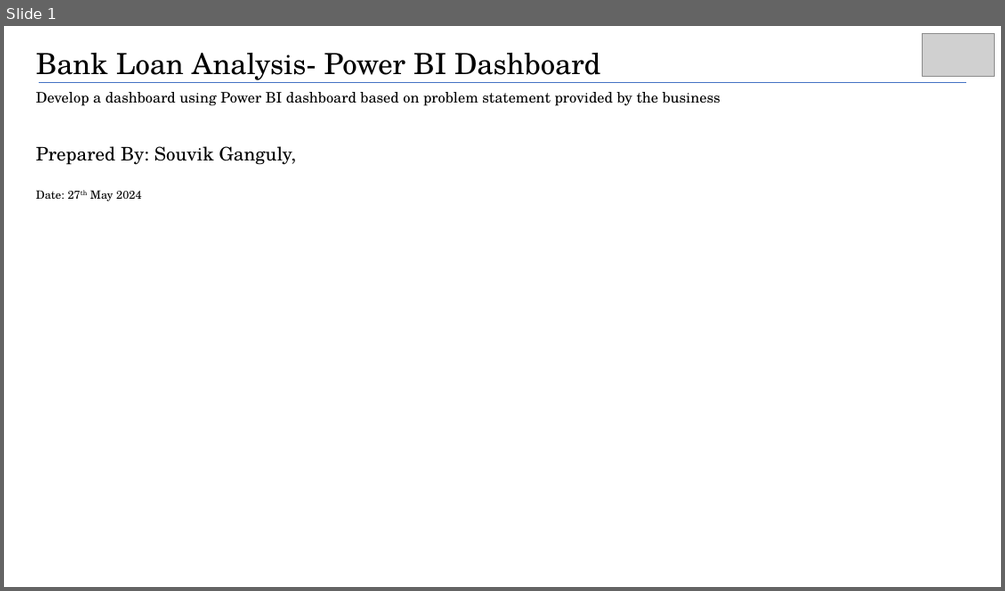
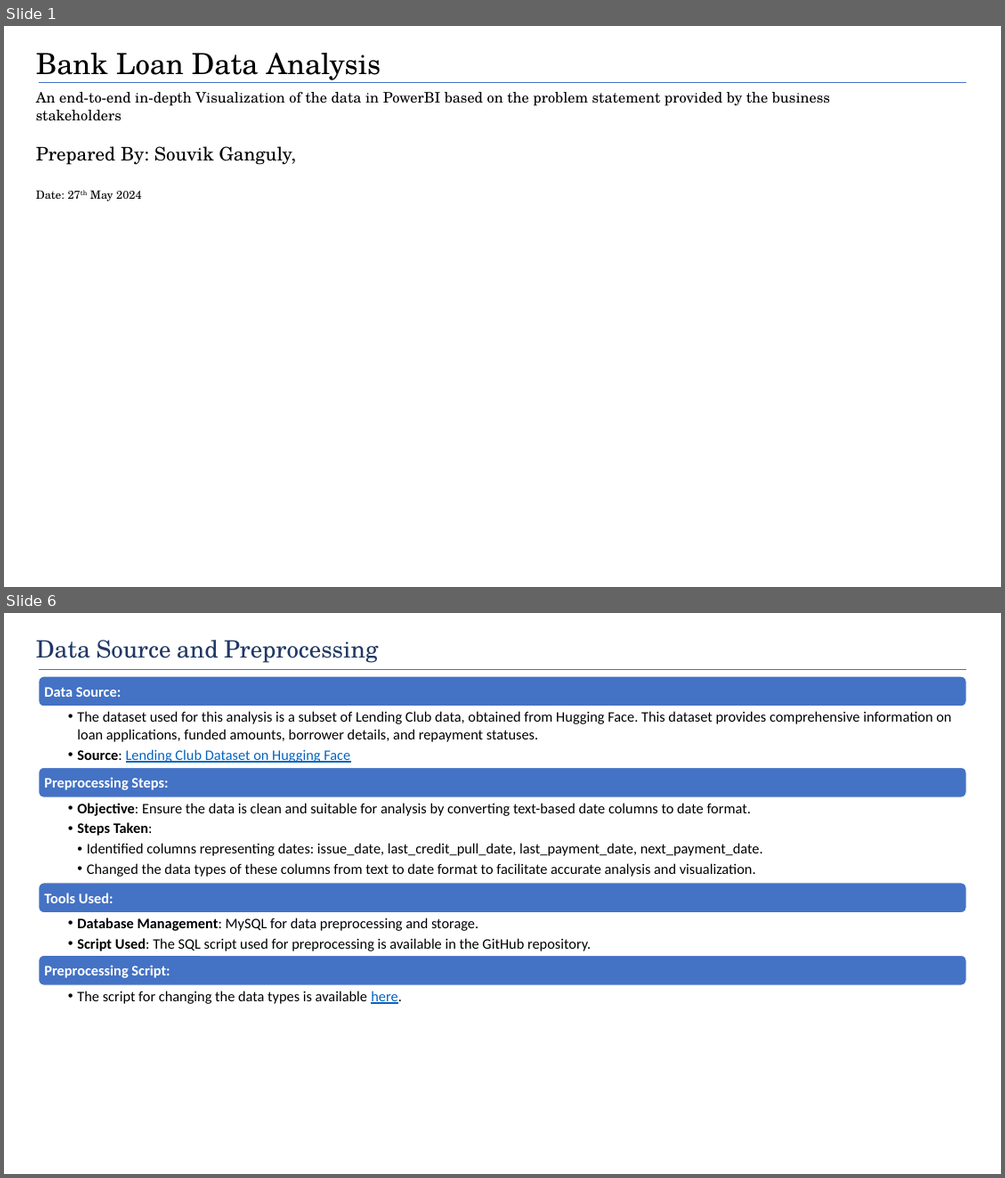
Before and after one commit to ds-souvik/Bank_Loan_Analysis_with_PowerBI_Dashboards, a slide deck: Loan Data Analysis and Dashboard Presentation.pptx. Shown one above the other, each under a label of ours: slide 1 before the commit, slides 1 and 6 after it; the slides between them are not shown. The pictures are 1005x591 and 1005x1178 pixels, drawn with LibreOffice and Linux fonts; fonts in the diff are those of the drawing; grey boxes stand for pictures; background and template pictures are left out. Boxes give left, top, right and bottom in pixels: in the first picture for what was removed or moved away, otherwise in the second. Text is boxed around its words. In the diff, an @@ line names an element or a change of style, - is before the commit and + after.

```diff
--- a/Loan Data Analysis and Dashboard Presentation.pptx
+++ b/Loan Data Analysis and Dashboard Presentation.pptx
@@ slide 6 added at <box>4,613,1001,1174</box>, background #FFFFFF @@
@@ text added at <box>36,640,378,663</box>, 23 pt, text #203864 @@
+Data Source and Preprocessing
@@ line added from (39, 669) to (966, 669), #4472C4 1 pt @@
@@ group added at <box>39,676,966,1004</box>: 8 texts, 4 rounded rectangles @@
+Data Source:
+  • The dataset used for this analysis is a subset of Lending Club data, obtained from Hugging Face. This dataset provides comprehensive information on loan applications, funded amounts, borrower details, and repayment statuses.
+  • Source: Lending Club Dataset on Hugging Face
+Preprocessing Steps:
+  • Objective: Ensure the data is clean and suitable for analysis by converting text-based date columns to date format.
+  • Steps Taken:
+    • Identified columns representing dates: issue_date, last_credit_pull_date, last_payment_date, next_payment_date.
+    • Changed the data types of these columns from text to date format to facilitate accurate analysis and visualization.
+Tools Used:
+  • Database Management: MySQL for data preprocessing and storage.
+  • Script Used: The SQL script used for preprocessing is available in the GitHub repository.
+Preprocessing Script:
+  • The script for changing the data types is available here.
@@ slide 1 changed as well @@
@@ picture removed at <box>922,33,995,76</box> @@
@@ text at <box>36,53,381,83</box>: text changed @@
-Bank Loan Analysis- Power BI Dashboard
+Bank Loan Data Analysis
@@ text at <box>36,92,830,121</box>: text changed @@
-Develop a dashboard using Power BI dashboard based on problem statement provided by the business
+An end-to-end in-depth Visualization of the data in PowerBI based on the problem statement provided by the business stakeholders
```
Also in this commit, not shown: 5 other slides changed, 10 other slides added, 18 slides removed, 1 other file.
